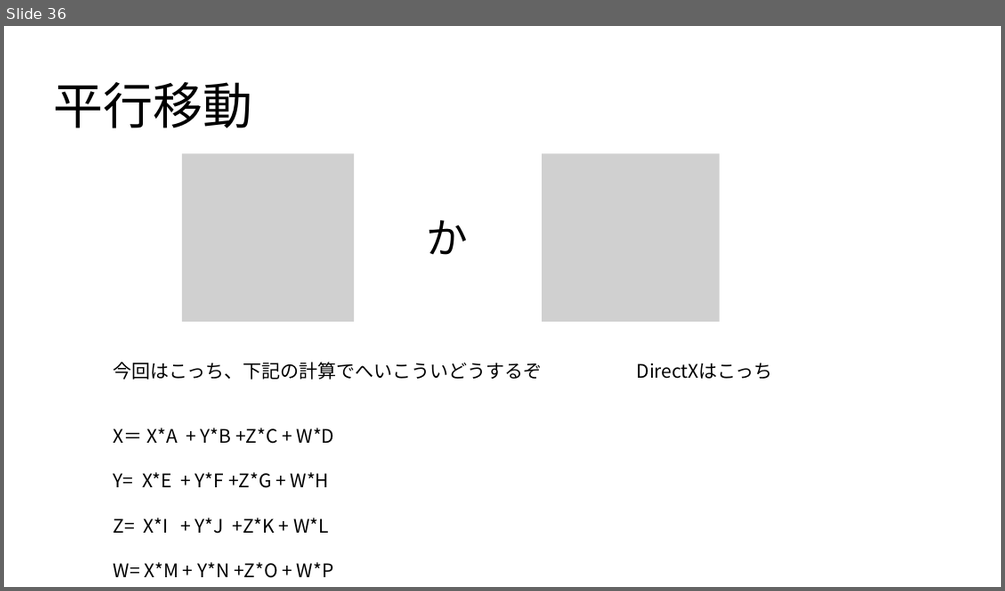
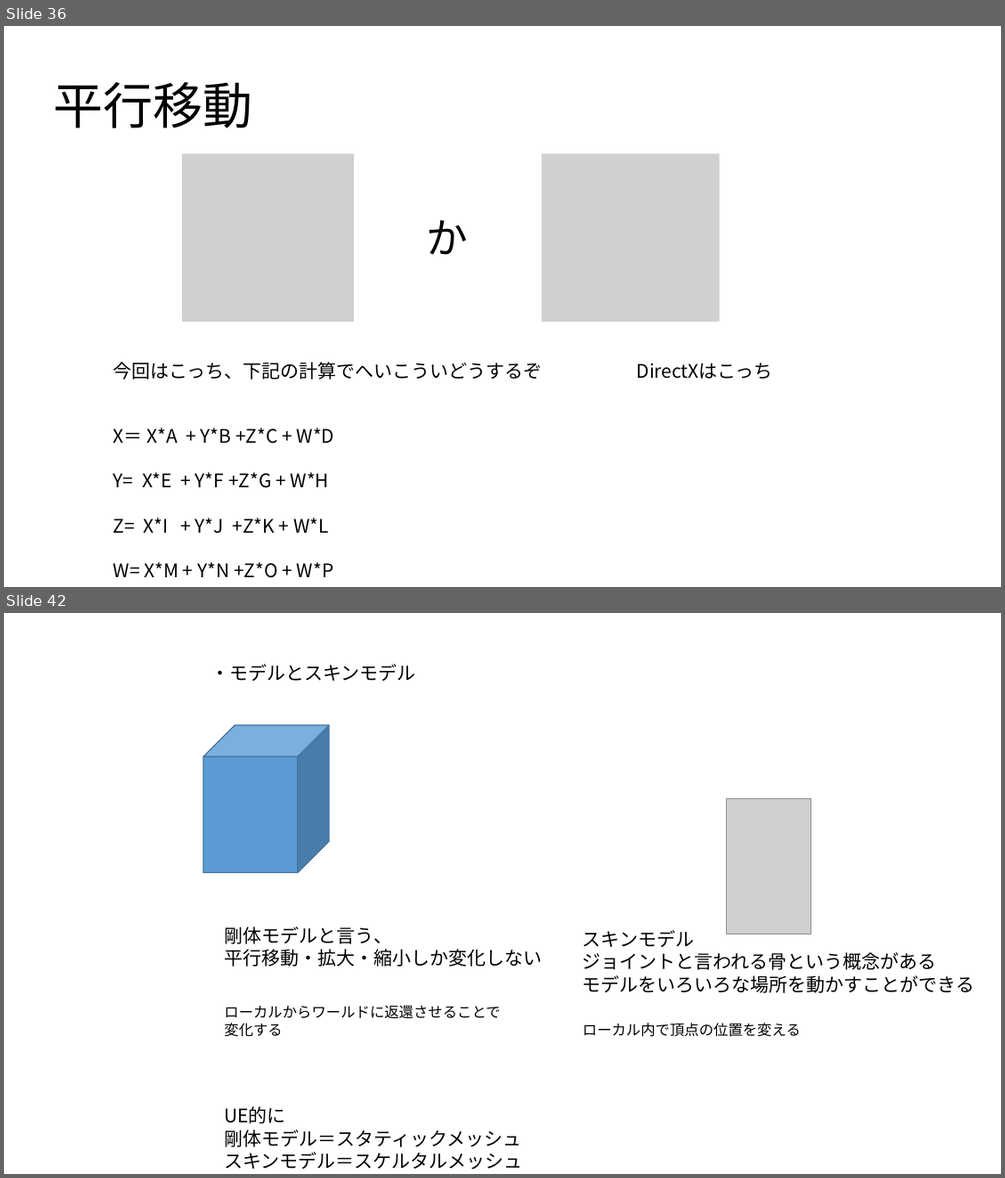
Before and after one commit to UMA729/MySchoolDatas, a slide deck: ゲ数Ⅱ/ゲーム数学.pptx. Shown one above the other, each under a label of ours: slide 36 before the commit, slides 36 and 42 after it; the slides between them are not shown. The pictures are 1005x591 and 1005x1178 pixels, drawn with LibreOffice and Linux fonts; fonts in the diff are those of the drawing; grey boxes stand for pictures. Boxes give left, top, right and bottom in pixels: in the first picture for what was removed or moved away, otherwise in the second. Text is boxed around its words. In the diff, an @@ line names an element or a change of style, - is before the commit and + after.

```diff
--- a/ゲ数Ⅱ/ゲーム数学.pptx
+++ b/ゲ数Ⅱ/ゲーム数学.pptx
@@ slide 42 added at (x1=4, y1=613, x2=1001, y2=1174), background #FFFFFF @@
@@ text added at (x1=210, y1=664, x2=415, y2=681), 18 pt, text #000000 @@
+・モデルとスキンモデル
@@ cube added at (x1=203, y1=725, x2=329, y2=873), fill #5B9BD5, outline #43739E 1 pt @@
@@ picture added at (x1=727, y1=799, x2=811, y2=933) @@
@@ text added at (x1=224, y1=926, x2=542, y2=966), 18 pt, text #000000 @@
+剛体モデルと言う、
+平行移動・拡大・縮小しか変化しない
@@ text added at (x1=582, y1=930, x2=975, y2=993), 18 pt, text #000000 @@
+スキンモデル
+ジョイントと言われる骨という概念がある
+モデルをいろいろな場所を動かすことができる
@@ text added at (x1=224, y1=1005, x2=500, y2=1037), 14 pt, text #000000 @@
+ローカルからワールドに返還させることで
+変化する
@@ text added at (x1=582, y1=1022, x2=801, y2=1037), 14 pt, text #000000 @@
+ローカル内で頂点の位置を変える
@@ text added at (x1=224, y1=1106, x2=522, y2=1169), 18 pt, text #000000 @@
+UE的に
+剛体モデル＝スタティックメッシュ
+スキンモデル＝スケルタルメッシュ
```
Also in this commit, not shown: 1 slide changed, 10 other slides added, 27 other files.
